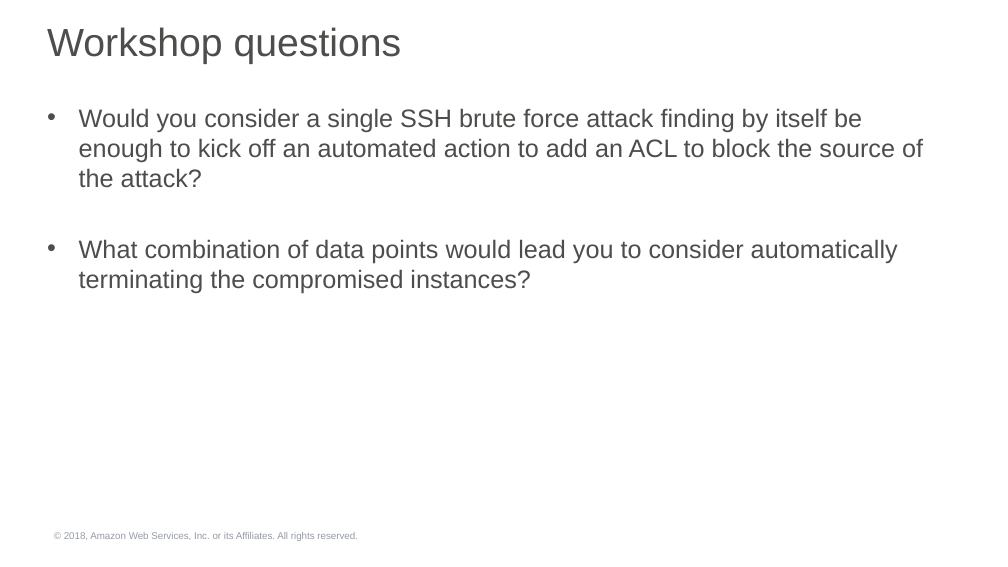
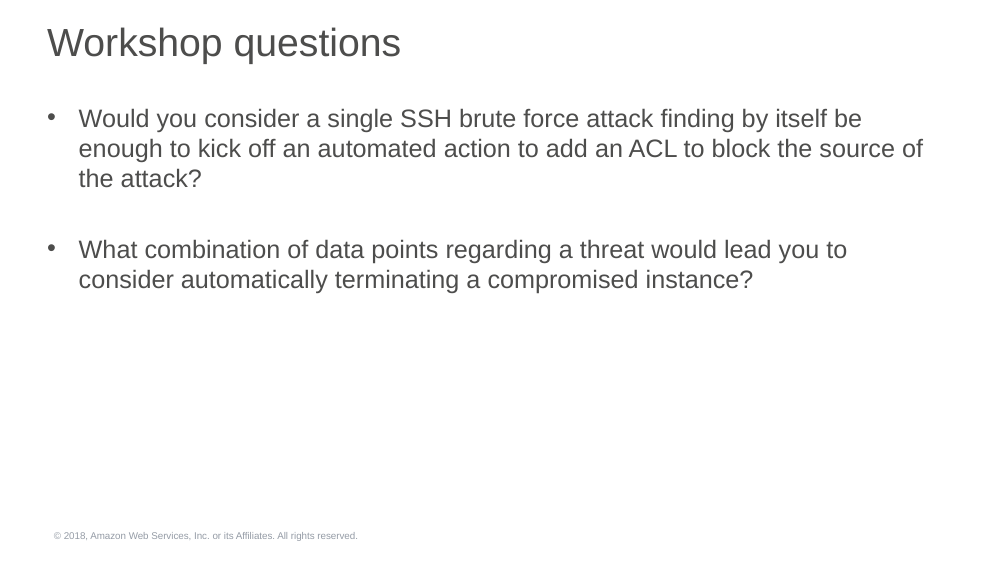
Before and after one commit to robnolen/aws-security-workshops, a slide deck: slide 13 of threat-detection-wksp/presentations/threat-detection-wksp-module4-presentation.pptx. Drawn at 1008x567 pixels with LibreOffice and Linux fonts; fonts in the diff are those of the drawing; background and template pictures are left out. Boxes give left, top, right and bottom in pixels: in the first picture for what was removed or moved away, otherwise in the second. Text is boxed around its words. In the diff, an @@ line names an element or a change of style, - is before the commit and + after.

```diff
--- a/threat-detection-wksp/presentations/threat-detection-wksp-module4-presentation.pptx
+++ b/threat-detection-wksp/presentations/threat-detection-wksp-module4-presentation.pptx
@@ text at (x1=79, y1=239, x2=847, y2=294): text changed @@
-• What combination of data points would lead you to consider automatically terminating the compromised instances?
+• What combination of data points regarding a threat would lead you to consider automatically terminating a compromised instance?
```
Also in this commit, not shown: 6 other slides changed, 2 other files.
